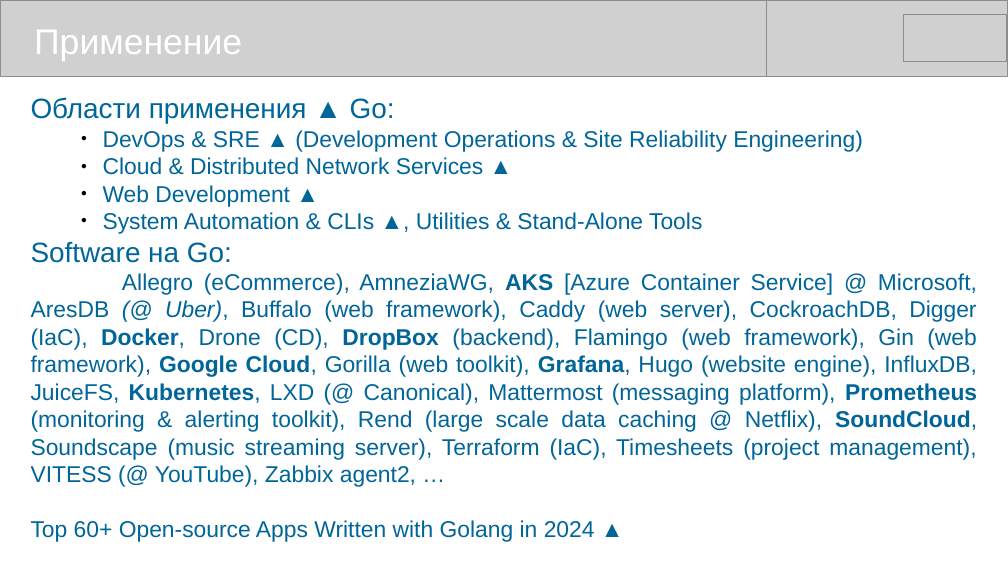
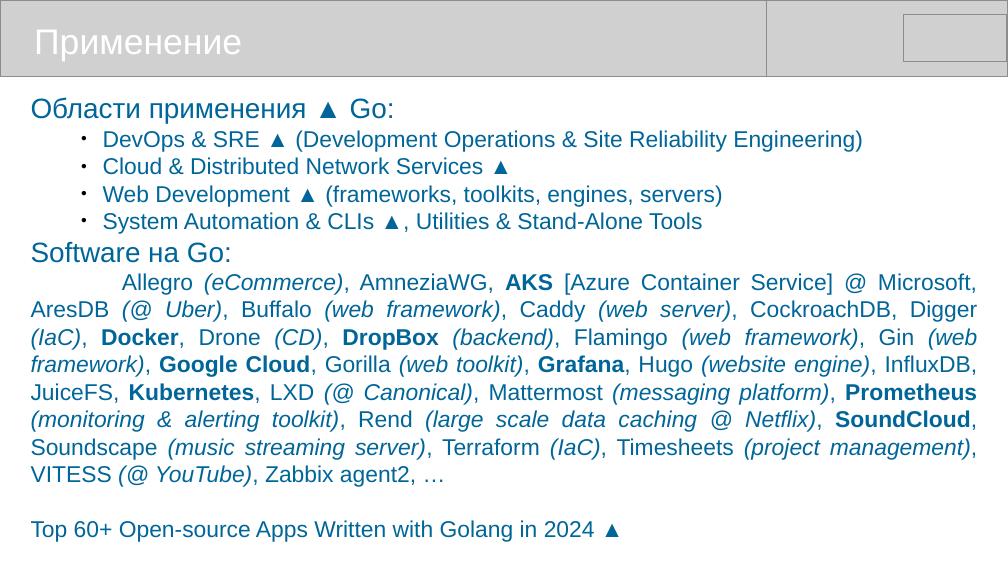
Before and after one commit to mike-shock/Go_language, a slide deck: slide 38 of Go_Intro.odp. Drawn at 1008x567 pixels with LibreOffice and Linux fonts; fonts in the diff are those of the drawing; grey boxes stand for pictures. Boxes give left, top, right and bottom in pixels: in the first picture for what was removed or moved away, otherwise in the second. Text is boxed around its words. In the diff, an @@ line names an element or a change of style, - is before the commit and + after.

```diff
--- a/Go_Intro.odp
+++ b/Go_Intro.odp
@@ text at box(103, 185, 722, 207): text changed @@
-● Web Development ▲
+● Web Development ▲ (frameworks, toolkits, engines, servers)
@@ text at box(31, 273, 978, 487): italic on in "(eCommerce), (web framework), (web server), (IaC), (CD), ..." @@
```
Also in this commit, not shown: 12 other slides changed.
